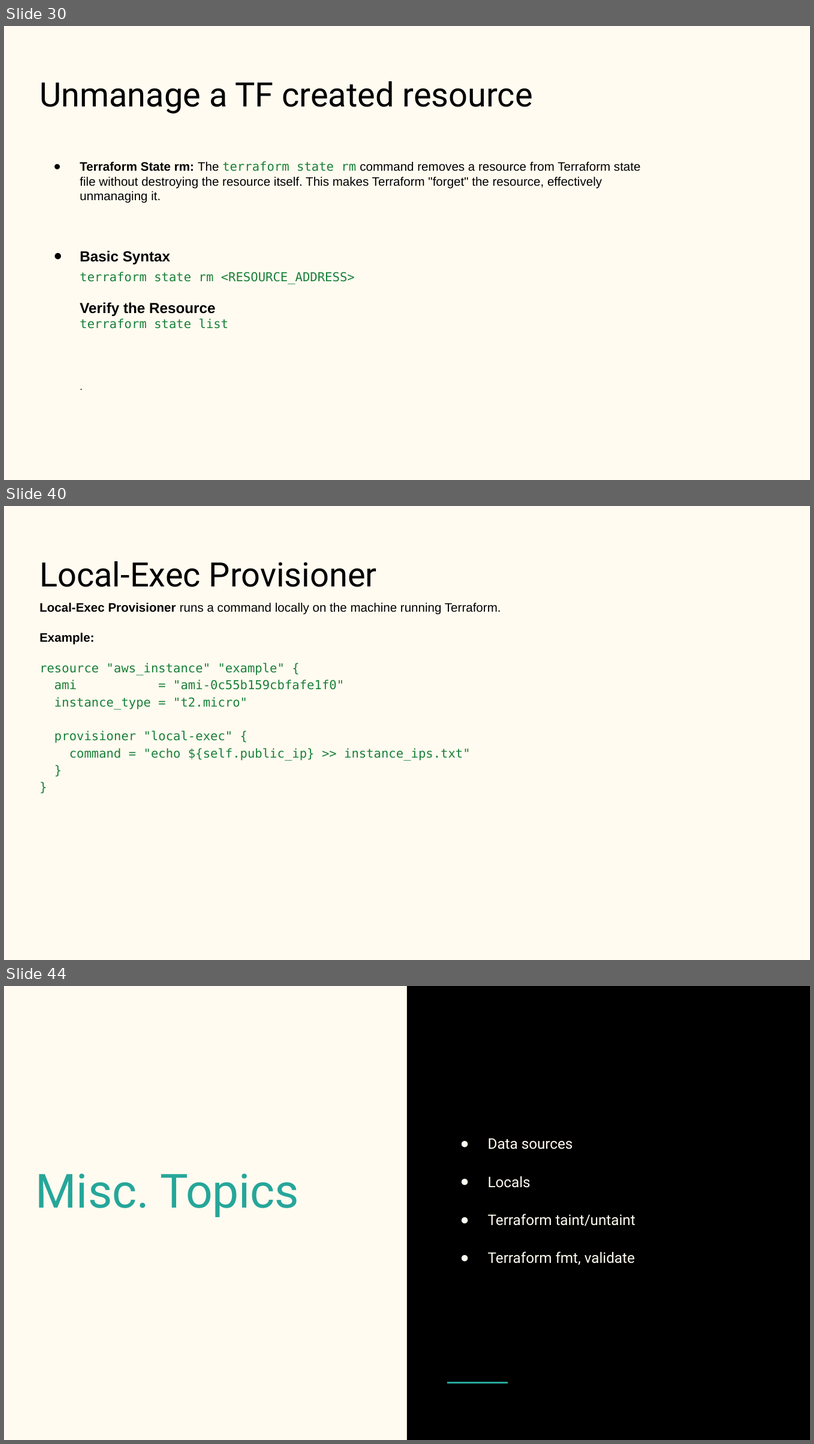
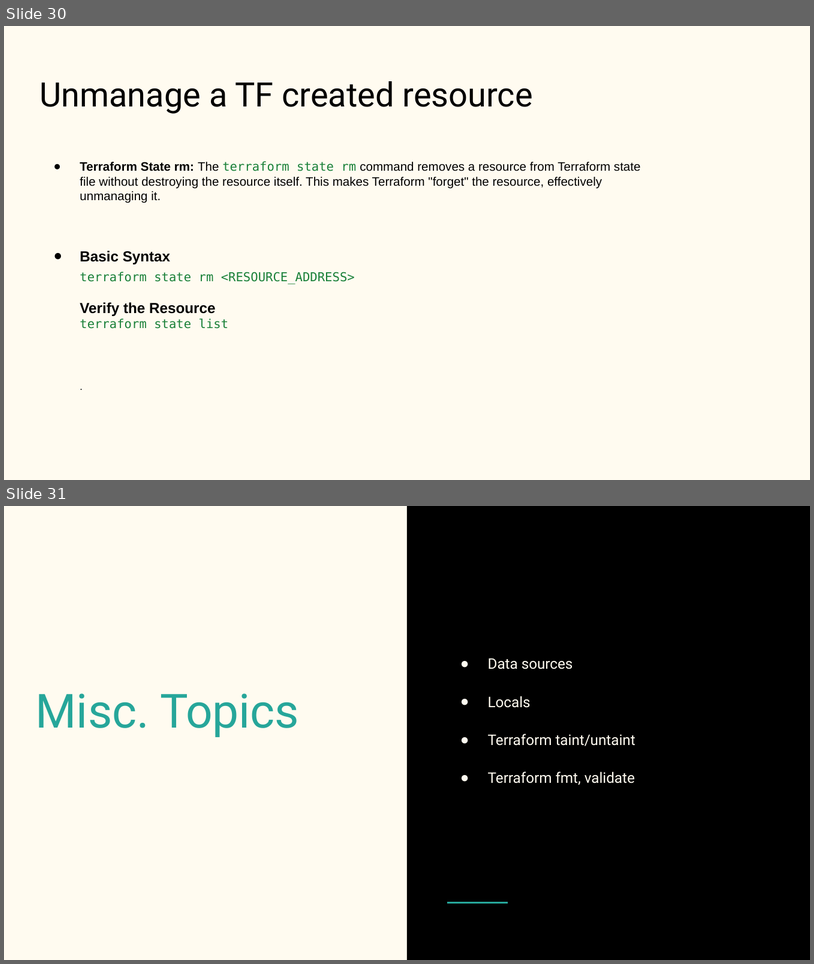
Before and after one commit to aishp411/PPMCAD12, a slide deck: Terraform/Terraform.pptx. Shown one above the other, each under a label of ours: slides 30, 40 and 44 before the commit, slides 30 and 31 after it; the slides between them are not shown. The pictures are 814x1444 and 814x964 pixels, drawn with LibreOffice and Linux fonts; fonts in the diff are those of the drawing. Boxes give left, top, right and bottom in pixels: in the first picture for what was removed or moved away, otherwise in the second. Text is boxed around its words. In the diff, an @@ line names an element or a change of style, - is before the commit and + after.

```diff
--- a/Terraform/Terraform.pptx
+++ b/Terraform/Terraform.pptx
@@ slide 40 removed at [4, 506, 810, 960], background #FFFBF0 @@
@@ title removed at [39, 561, 377, 587] @@
-Local-Exec Provisioner
@@ text removed at [39, 603, 501, 760] @@
-Local-Exec Provisioner runs a command locally on the machine running Terraform.
-Example:
-resource "aws_instance" "example" {
-ami = "ami-0c55b159cbfafe1f0"
-instance_type = "t2.micro"
-provisioner "local-exec" {
-command = "echo ${self.public_ip} >> instance_ips.txt"
-}
-}
@@ what was slide 44 is now slide 31 @@
```
Also in this commit, not shown: 2 slides changed, 13 other slides removed, 35 other files.
